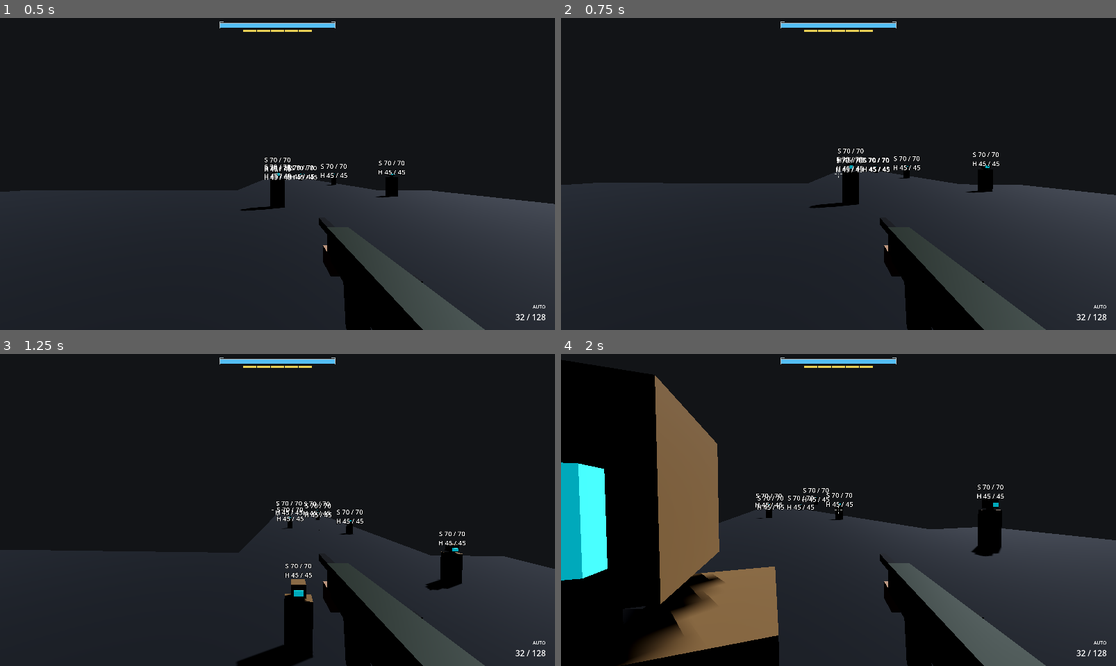
Above: before the commit, frames 1-4 (two rows, left to right).
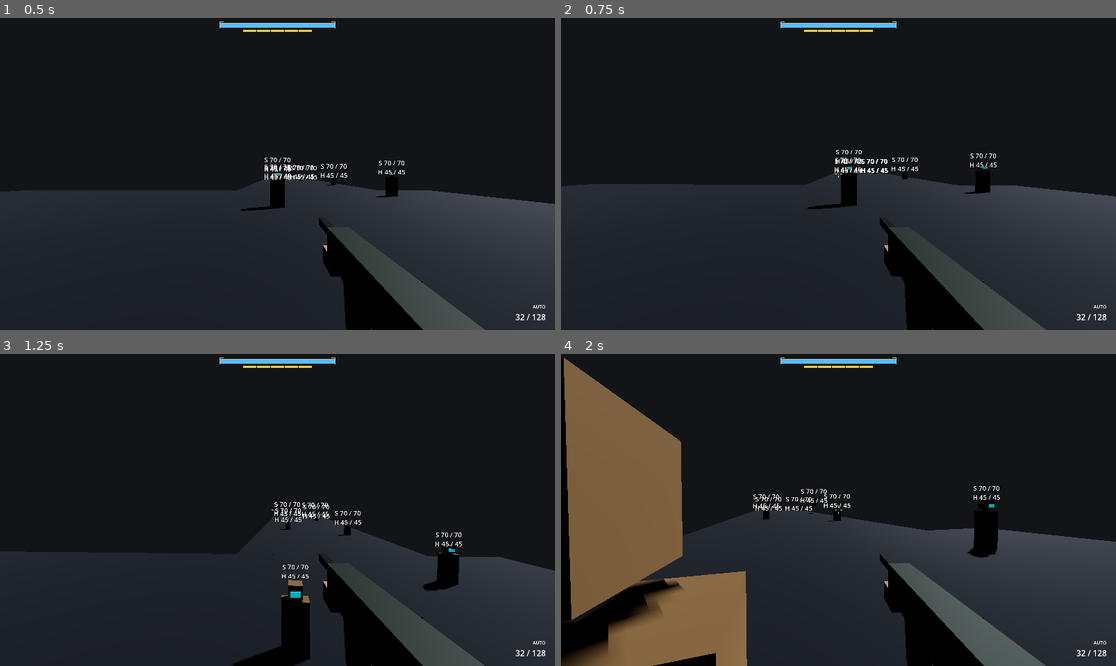
Above: after the commit, the same moments.

Repository: StudioSadTouch/Project-Long-Colt
Game: Godot game, scene res://scenes/main/main.tscn
Same seed, same stepped clock (60 frames per second), same inputs: the game is played once before the commit and once after it. This scene is started directly instead of the project's main scene.
Inputs (mouse positions are in pixels of both pictures, inside the frame that each line leads up to):
- Up to frame 1 (0.5 s): no input
- Up to frame 2 (0.75 s): tap Enter at 0.5 s; move the mouse to (832, 180) at 0.52 s; hold W (action_move_forward) from 0.53 s (still down); hold Right mouse button (action_alt_fire) from 0.53 s (still down)
- Up to frame 3 (1.25 s): keep holding W (action_move_forward); keep holding Right mouse button (action_alt_fire); tap Space (action_jump) at 0.77 s
- Up to frame 4 (2 s): keep holding W (action_move_forward); move the mouse to (877, 513) at 1.27 s; release Right mouse button (action_alt_fire) at 1.28 s; tap Ctrl (action_crouch) at 1.35 s; tap Space (action_jump) at 1.52 s

Frame 1 is identical in both runs. In frame 2, 1.0% of the frame differs, in the area x 0-100%, y 41-62%; in frame 3, 1.5%; in frame 4, 22%, in the area x 0-100%, y 1-100%.

Commit message:
Mouse aim assist on by default, very slight: no magnetism, slowdown x0.85 only with the reticle on a target, bend at 0.3x aim_bend_angle; retire mouse_strength

Diff:
--- a/scripts/player/aim_assist.gd
+++ b/scripts/player/aim_assist.gd
@@ -1,17 +1,23 @@
 class_name AimAssist
 extends Node
-## Bungie-era aim assist for the player. Child of Player. Three parts, all scaled by strength():
+## Bungie-era aim assist for the player. Child of Player.
+## Controller (scaled by controller_strength):
 ##   Magnetism  while a target sits inside the assist cone, the view follows a fraction of the
 ##              target's angular motion (as seen from the camera). Not a lock: if you stop
 ##              tracking, it stops helping once the target leaves the cone.
 ##   Slowdown   look sensitivity is scaled down while a target is inside the assist cone.
 ##   Bend       hitscan rays that would miss are bent onto the nearest valid aim point within
 ##              data.aim_bend_angle, with line of sight; heads win only when inside the cone.
+## Mouse (modern-PC "very slight", on by default; mouse_enabled is the master toggle):
+##   No magnetism and nothing ever moves the camera.
+##   Slowdown   sensitivity x mouse_slowdown_scale, only while the reticle ray is actually on a
+##              hitbox or aim_target collider (not merely inside a cone).
+##   Bend       cone = data.aim_bend_angle x mouse_bend_scale.
+## Set mouse_slowdown_scale = 1 or mouse_bend_scale = 0 to turn either part off.
 ## Per-weapon values live in WeaponData (aim_*). Targets are nodes in group "aim_target"; they
 ## may implement get_aim_points() -> {"body": Vector3, "head": Vector3} (empty when dead).
 ## Device: full strength on controller (last input was InputEventJoypad*), off on mouse unless
-## mouse_enabled. Note Phase 0 has no stick look yet, so on controller only bend and magnetism
-## act until stick look lands; slowdown scales whatever look path uses Player._apply_look.
+## mouse_enabled. Slowdown scales both Player._apply_look (mouse) and _apply_stick_look (pad).
 
 const TARGET_GROUP := &"aim_target"
 ## World only: hitboxes and bodies don't block line of sight to their own aim points.
@@ -23,10 +29,12 @@
 
 ## Multiplier on every assist when the last input came from a controller.
 @export var controller_strength: float = 1.0
-## Mouse players get no assist unless this is on.
-@export var mouse_enabled: bool = false
-## Multiplier when mouse_enabled and the last input came from mouse/keyboard.
-@export var mouse_strength: float = 0.5
+## Master toggle for all mouse assist.
+@export var mouse_enabled: bool = true
+## Sensitivity multiplier while the reticle is on a target (1 = off).
+@export_range(0.0, 1.0) var mouse_slowdown_scale: float = 0.85
+## Fraction of the weapon's aim_bend_angle used on mouse (0 = off).
+@export_range(0.0, 1.0) var mouse_bend_scale: float = 0.3
 
 var using_controller: bool = false
 
@@ -58,14 +66,22 @@
 		using_controller = false
 
 
-## 0..n multiplier for the current input device.
+## 0..n multiplier for controller assist; 0 on mouse (mouse uses its own scales).
 func strength() -> float:
+	return controller_strength if using_controller else 0.0
+
+
+## Bend cone multiplier for the current device (applied to data.aim_bend_angle).
+func bend_scale() -> float:
 	if using_controller:
-		return controller_strength
-	return mouse_strength if mouse_enabled else 0.0
+		return clampf(controller_strength, 0.0, 1.0)
+	return mouse_bend_scale if mouse_enabled else 0.0
 
 
 func _physics_process(delta: float) -> void:
+	if not using_controller:
+		_mouse_process()
+		return
 	var data := _active_data()
 	var s := strength()
 	if data == null or s <= 0.0 or data.aim_assist_cone <= 0.0 or _camera == null:
@@ -90,12 +106,47 @@
 	_last_dir = dir
 
 
+## Mouse: slowdown only while the reticle ray is on a target; never touches the camera.
+func _mouse_process() -> void:
+	_tracked = null
+	var data := _active_data()
+	if not mouse_enabled or data == null or _camera == null or not _reticle_on_target(data):
+		_player.aim_slowdown_scale = 1.0
+		return
+	_player.aim_slowdown_scale = mouse_slowdown_scale
+
+
+## True when the centre ray hits a Hitbox-layer collider or a node in an aim_target subtree.
+func _reticle_on_target(data: WeaponData) -> bool:
+	var weapon := _holder.get_active()
+	var from := _camera.global_position
+	var reach := data.aim_assist_range if data.aim_assist_range > 0.0 else data.max_range
+	var to := from - _camera.global_transform.basis.z * reach
+	var mask := weapon.get_hit_mask() if weapon != null else Weapon.HIT_MASK
+	var query := PhysicsRayQueryParameters3D.create(from, to, mask, [_player.get_rid()])
+	query.collide_with_areas = true
+	var hit := _player.get_world_3d().direct_space_state.intersect_ray(query)
+	if hit.is_empty():
+		return false
+	var collider := hit.collider as CollisionObject3D
+	if collider == null:
+		return false
+	if collider.collision_layer & Weapon.LAYER_HITBOX:
+		return true
+	var node: Node = collider
+	while node != null:
+		if node.is_in_group(TARGET_GROUP):
+			return true
+		node = node.get_parent()
+	return false
+
+
 ## Bullet bend. Returns direction unchanged when nothing valid is inside the bend cone.
 func bend(direction: Vector3, data: WeaponData) -> Vector3:
-	var s := strength()
+	var s := bend_scale()
 	if data == null or s <= 0.0 or data.aim_bend_angle <= 0.0 or _camera == null:
 		return direction
-	var cone := data.aim_bend_angle * clampf(s, 0.0, 1.0)
+	var cone := data.aim_bend_angle * s
 	var best := _best_point(direction, cone, data.aim_assist_range, true)
 	if best.is_empty():
 		return direction
